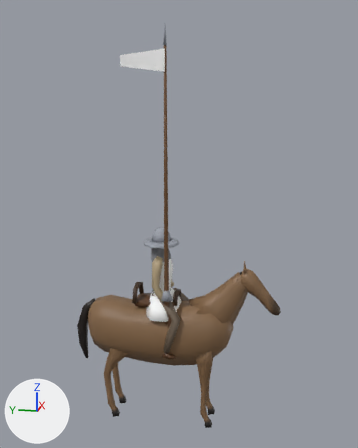
An edit to the glTF model game/assets/models/battle/cavalry_1_lod.glb, drawn before and after from the same camera.
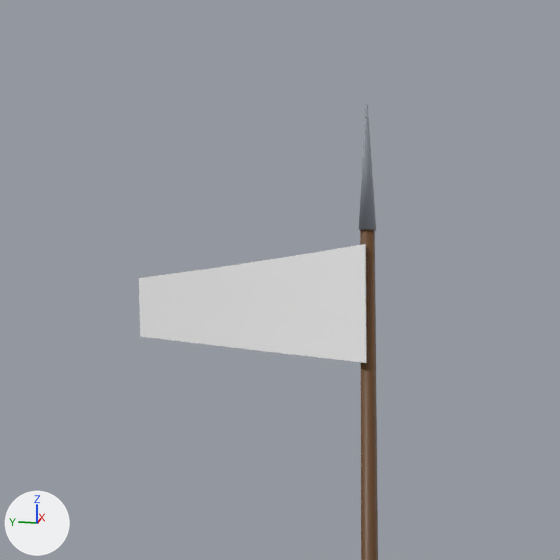
The first picture shows the older version from a camera (50 mm lens) standing at (-5.76, -1.33, 4.09) and looking at (0.05, -0.16, 2.64). The close-ups show the older and then the newer version on the part from 26% to 57% of the width and 0% to 25% of the height of that picture. Only the edits that show in the close-ups are written down. Lighting does not change. The marker at lower left points along +X, +Y and +Z. Vertices at exactly the same position are counted once.

In view in the first close-up: 'cavalry_1_lod'.
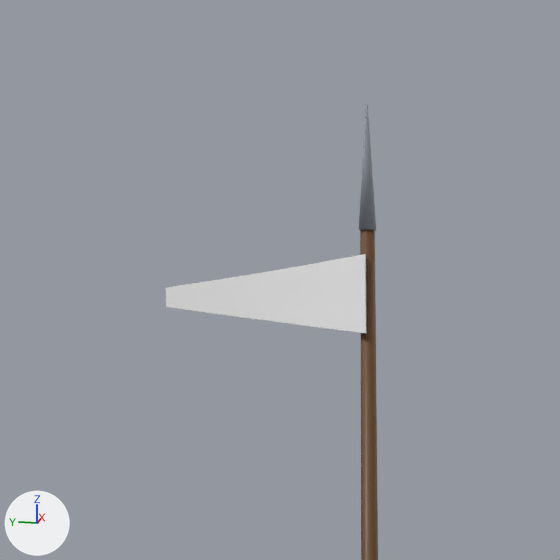
Changed parts and their boxes [x1, y1, x2, y2] in the close-ups (560 x 560 px; the box of a moved part takes in the faces that stretch with it):
'cavalry_1_lod', reshaped: before [139, 104, 378, 560]; after [166, 104, 378, 560]
part 1 of me_cavalry_1_lod_piece, moved or reshaped: before [139, 244, 367, 363]; after [166, 254, 367, 334]

Edits to the bpy script that builds the scene:
```text
Change me_cavalry_1_lod_piece:
    where me_cavalry_1_lod_piece.from_pydata(...)  # 962 vertices, 1764 faces; spans x -0.38..0.38, y -1.44..1.19, z -0.01..4.93
    used by ob_cavalry_1_lod; location = (0.0, 0.0, 0.0)
    me_cavalry_1_lod_piece part 1
    me_cavalry_1_lod_piece.vertices[938].co: (-0.27, -0.07, 4.41) -> (-0.27, -0.07, 4.47)  # pixel (366, 363) -> pixel (366, 333)
    me_cavalry_1_lod_piece.vertices[939].co: (-0.27, -0.07, 4.41) -> (-0.27, -0.07, 4.47)  # pixel (365, 362) -> pixel (365, 333)
    me_cavalry_1_lod_piece.vertices[940].co: (-0.27, -0.07, 4.53) -> (-0.27, -0.07, 4.55)  # pixel (366, 304) -> pixel (366, 294)
    me_cavalry_1_lod_piece.vertices[941].co: (-0.27, -0.07, 4.53) -> (-0.27, -0.07, 4.55)  # pixel (365, 303) -> pixel (365, 293)
    me_cavalry_1_lod_piece.vertices[942].co: (-0.27, -0.07, 4.65) -> (-0.27, -0.07, 4.63)  # pixel (365, 244) -> pixel (366, 254)
    me_cavalry_1_lod_piece.vertices[943].co: (-0.27, -0.07, 4.65) -> (-0.27, -0.07, 4.63)  # pixel (365, 243) -> pixel (365, 253)
    me_cavalry_1_lod_piece.vertices[944].co: (-0.25, 0.1, 4.43) -> (-0.25, 0.08, 4.49)  # pixel (292, 354) -> pixel (301, 325)
    me_cavalry_1_lod_piece.vertices[945].co: (-0.26, 0.1, 4.43) -> (-0.26, 0.08, 4.49)  # pixel (291, 354) -> pixel (300, 325)
    me_cavalry_1_lod_piece.vertices[946].co: (-0.25, 0.1, 4.53) -> (-0.25, 0.08, 4.55)
    me_cavalry_1_lod_piece.vertices[947].co: (-0.26, 0.1, 4.53) -> (-0.26, 0.08, 4.55)  # pixel (291, 305) -> pixel (300, 295)
    me_cavalry_1_lod_piece.vertices[948].co: (-0.25, 0.1, 4.63) -> (-0.25, 0.08, 4.61)  # pixel (291, 256) -> pixel (300, 266)
    me_cavalry_1_lod_piece.vertices[949].co: (-0.26, 0.1, 4.63) -> (-0.26, 0.08, 4.61)  # pixel (290, 256) -> pixel (299, 266)
    me_cavalry_1_lod_piece.vertices[950].co: (-0.25, 0.26, 4.45) -> (-0.25, 0.22, 4.51)  # pixel (218, 346) -> pixel (235, 316)
    me_cavalry_1_lod_piece.vertices[951].co: (-0.26, 0.26, 4.45) -> (-0.26, 0.22, 4.51)  # pixel (217, 345) -> pixel (234, 316)
    me_cavalry_1_lod_piece.vertices[952].co: (-0.25, 0.26, 4.53) -> (-0.25, 0.22, 4.55)
    me_cavalry_1_lod_piece.vertices[953].co: (-0.26, 0.26, 4.53) -> (-0.26, 0.22, 4.55)  # pixel (216, 306) -> pixel (234, 296)
    me_cavalry_1_lod_piece.vertices[954].co: (-0.25, 0.26, 4.61) -> (-0.25, 0.22, 4.59)  # pixel (216, 268) -> pixel (234, 277)
    me_cavalry_1_lod_piece.vertices[955].co: (-0.26, 0.26, 4.61) -> (-0.26, 0.22, 4.59)  # pixel (215, 267) -> pixel (233, 277)
    me_cavalry_1_lod_piece.vertices[956].co: (-0.27, 0.43, 4.47) -> (-0.27, 0.37, 4.53)  # pixel (141, 336) -> pixel (167, 307)
    me_cavalry_1_lod_piece.vertices[957].co: (-0.27, 0.43, 4.47) -> (-0.27, 0.37, 4.53)  # pixel (140, 336) -> pixel (166, 307)
    me_cavalry_1_lod_piece.vertices[958].co: (-0.27, 0.43, 4.53) -> (-0.27, 0.37, 4.55)
    me_cavalry_1_lod_piece.vertices[959].co: (-0.27, 0.43, 4.53) -> (-0.27, 0.37, 4.55)  # pixel (139, 307) -> pixel (165, 297)
    me_cavalry_1_lod_piece.vertices[960].co: (-0.27, 0.43, 4.59) -> (-0.27, 0.37, 4.57)  # pixel (139, 278) -> pixel (166, 287)
    me_cavalry_1_lod_piece.vertices[961].co: (-0.27, 0.43, 4.59) -> (-0.27, 0.37, 4.57)  # pixel (138, 278) -> pixel (165, 287)
```
